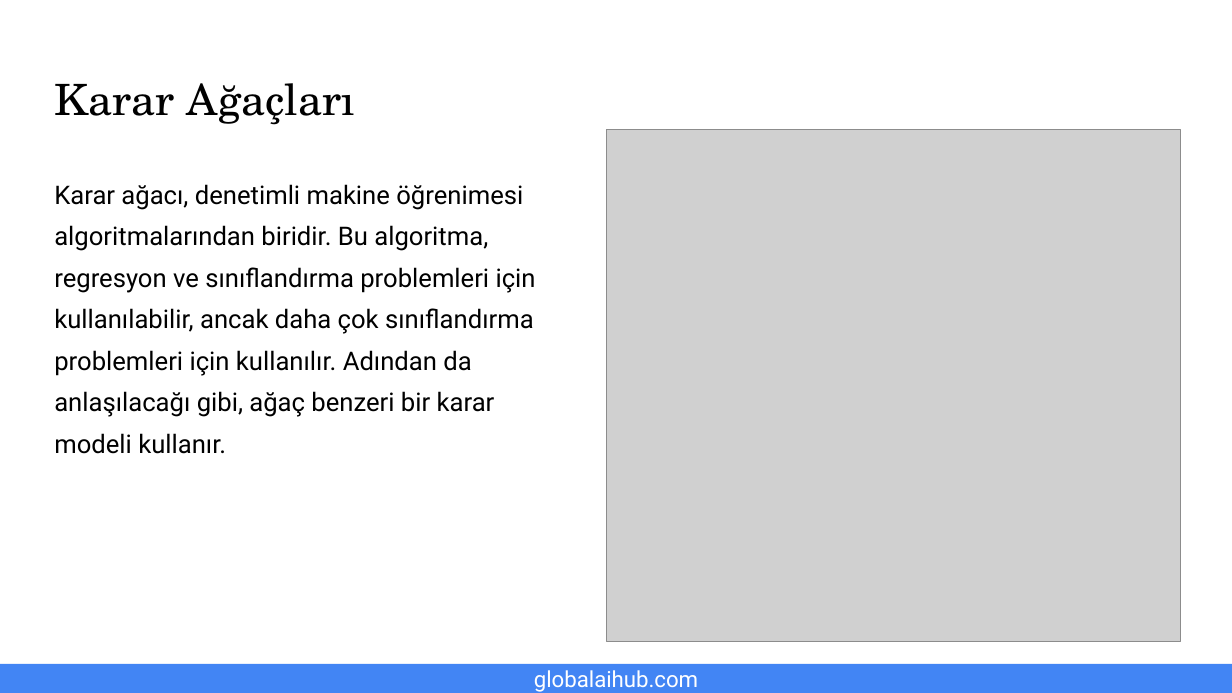
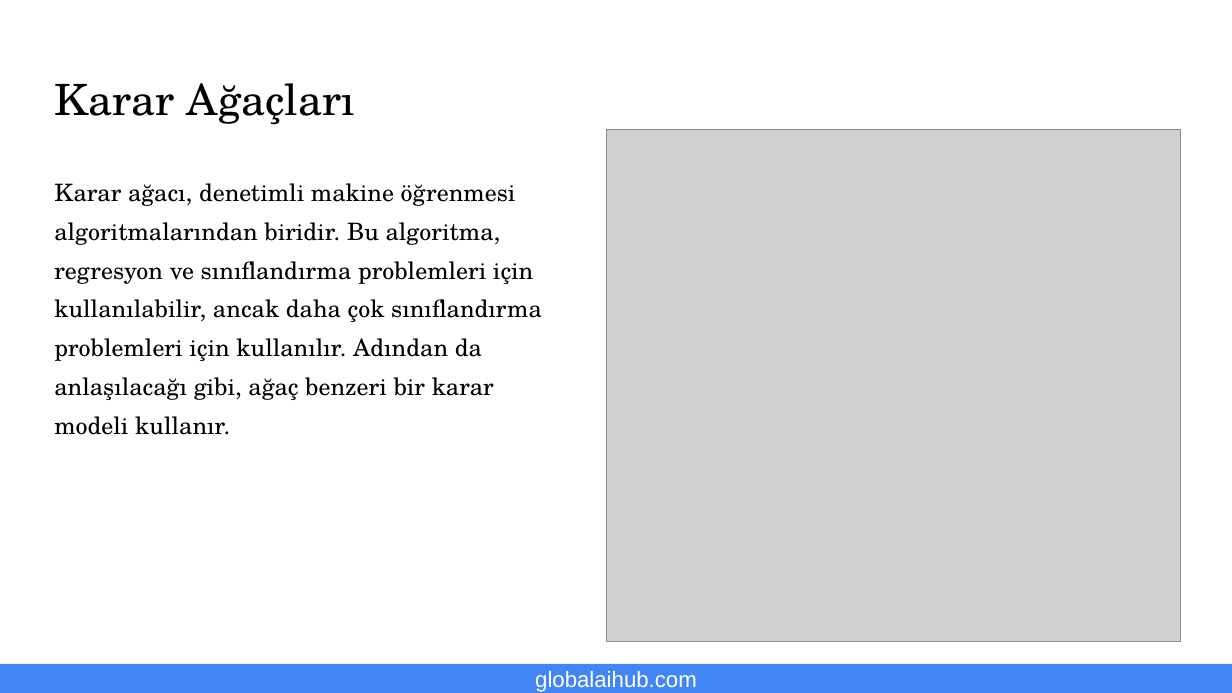
Before and after one commit to gaih/introduction-to-machine-learning, a slide deck: slide 2 of Presentations/Day 4 Presentation.pptx. Drawn at 1232x693 pixels with LibreOffice and Linux fonts; fonts in the diff are those of the drawing; grey boxes stand for pictures; background and template pictures are left out. Boxes give left, top, right and bottom in pixels: in the first picture for what was removed or moved away, otherwise in the second. Text is boxed around its words. In the diff, an @@ line names an element or a change of style, - is before the commit and + after.

```diff
--- a/Presentations/Day 4 Presentation.pptx
+++ b/Presentations/Day 4 Presentation.pptx
@@ text at box(54, 183, 542, 435): text changed; size 15 to 14 pt; font Roboto to TeX Gyre Schola @@
-Karar ağacı, denetimli makine öğrenimesi algoritmalarından biridir. Bu algoritma, regresyon ve sınıflandırma problemleri için kullanılabilir, ancak daha çok sınıflandırma problemleri için kullanılır. Adından da anlaşılacağı gibi, ağaç benzeri bir karar modeli kullanır.
+Karar ağacı, denetimli makine öğrenmesi algoritmalarından biridir. Bu algoritma, regresyon ve sınıflandırma problemleri için kullanılabilir, ancak daha çok sınıflandırma problemleri için kullanılır. Adından da anlaşılacağı gibi, ağaç benzeri bir karar modeli kullanır.
@@ text "globalaihub.com" at box(535, 671, 697, 692): font Roboto to Arial @@
```
Also in this commit, not shown: 12 other slides changed, 1 slide added, 1 slide removed, 2 other files.
